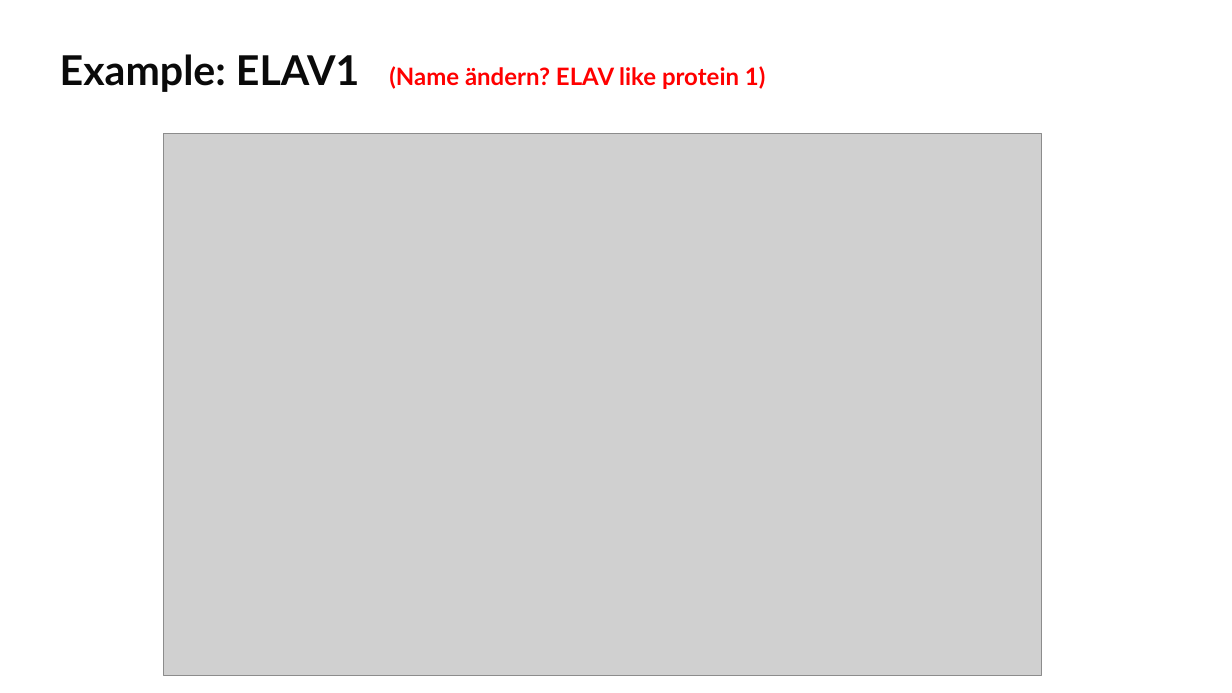
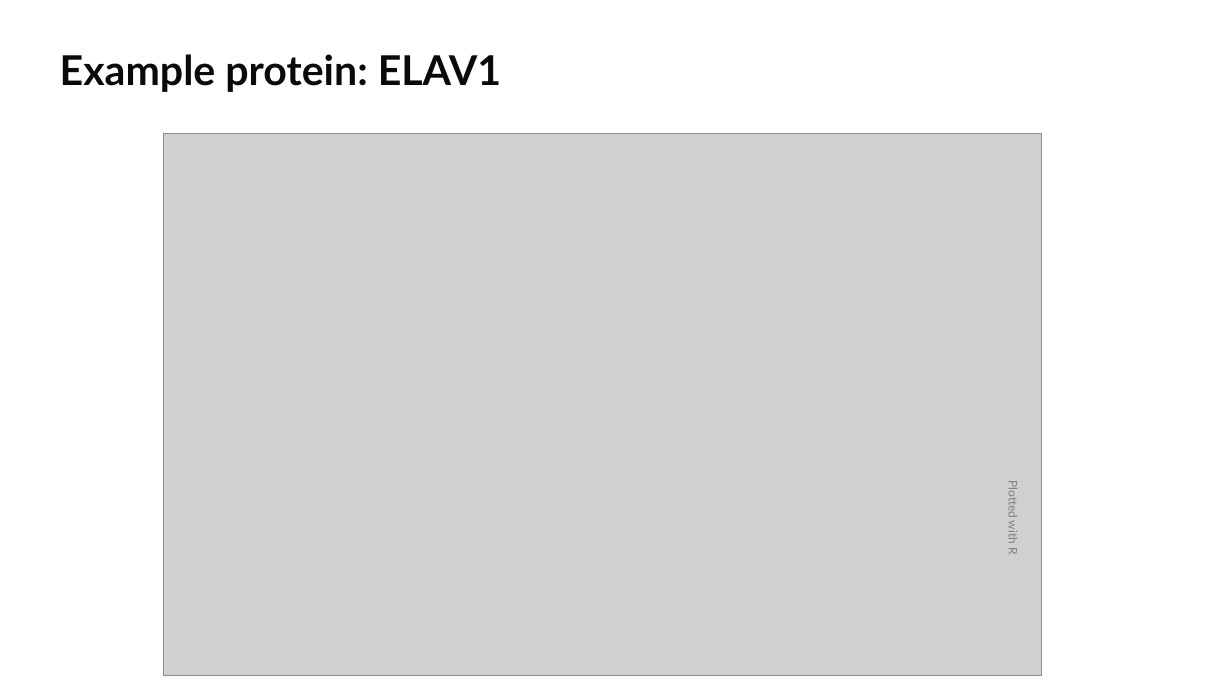
Before and after one commit to datascience-mobi-2022/2022-topic-03-team-02, a slide deck: slide 4 of projectproposal/PP.pptx. Drawn at 1232x693 pixels with LibreOffice and Linux fonts; fonts in the diff are those of the drawing; grey boxes stand for pictures. Boxes give left, top, right and bottom in pixels: in the first picture for what was removed or moved away, otherwise in the second. Text is boxed around its words. In the diff, an @@ line names an element or a change of style, - is before the commit and + after.

```diff
--- a/projectproposal/PP.pptx
+++ b/projectproposal/PP.pptx
@@ text at bbox=[60, 54, 501, 92]: text changed; size 14 to 24 pt; text colour #FF0000 to #0A0A0A @@
-Example: ELAV1 (Name ändern? ELAV like protein 1)
+Example protein: ELAV1
@@ text added at bbox=[1006, 484, 1020, 554], 7 pt, text #808080 @@
+Plotted with R
```
Also in this commit, not shown: 3 other slides changed.
